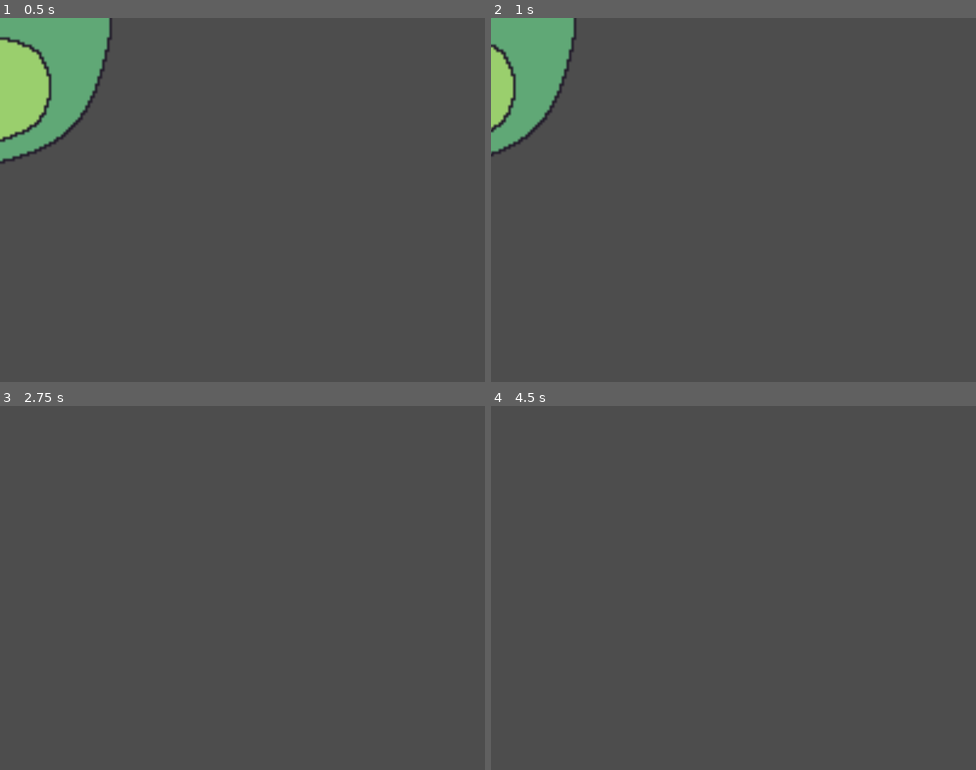
Above: before the commit, frames 1-4 (two rows, left to right).
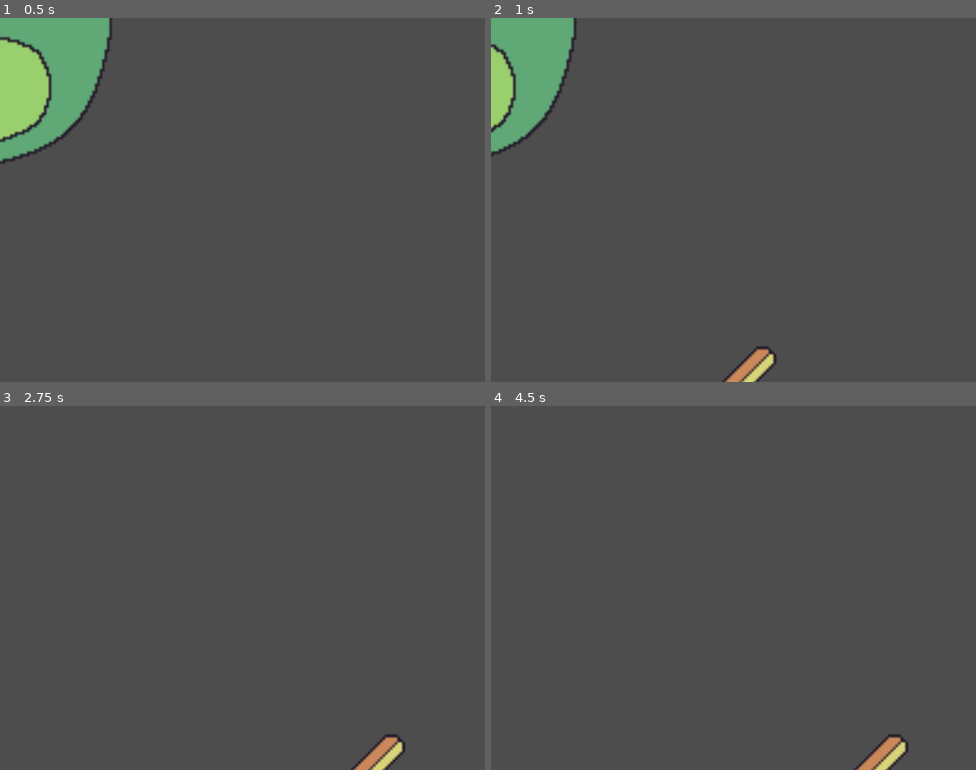
Above: after the commit, the same moments.

Repository: Jasonnmss/Game-Jam-2026
Game: Godot game, scene res://enemy_1.tscn
Two runs of this game, one before a commit and one after it. Both use one fixed random seed, a clock stepped at 60 frames per second and the inputs below.
Inputs:
- Up to frame 1 (0.5 s): no input
- Up to frame 2 (1 s): no input
- Up to frame 3 (2.75 s): no input
- Up to frame 4 (4.5 s): tap Enter at 3.5 s; tap Space at 4.25 s

Frame 1 is identical in both runs. In frame 2, 0.6% of the frame differs, in the area x 47-59%, y 90-100%; in frame 3, 0.6%; in frame 4, 0.6%.

Commit message:
triple shooter

Diff:
--- /dev/null
+++ b/game-jam-2026/b_triple_shooter.gd
@@ -0,0 +1,57 @@
+extends CharacterBody2D
+
+var Bullet = preload("res://enemy_bullet.tscn")
+var canshoot = true
+#var player = null
+
+@export var health = 3
+
+@export var speed = 50
+@export var accelerate = 50
+
+@onready var spawnpos = $Marker2D
+
+#func _on_Detection_body_entered(body):
+	#if body.is_in_group("Player"):
+		#player = body
+
+func _ready() -> void:
+	shoot()
+
+func _physics_process(delta: float) -> void:
+	speed += delta * accelerate
+	velocity = Vector2.LEFT * speed
+
+	move_and_slide()
+	#if get_slide_collision_count() > 0:
+		#player_die()
+
+func _on_timer_timeout():
+	canshoot = true
+	shoot()
+	#if player != null:
+		#shoot()
+
+func shoot():
+	if canshoot:
+		var bullet_count = 3
+
+		for i in range(bullet_count):
+			var bullet = Bullet.instantiate()
+			get_parent().call_deferred("add_child", bullet)
+
+			bullet.ready.connect(func():
+				bullet.global_position = spawnpos.global_position
+			)
+
+		$Timer.start()
+		canshoot = false
+
+func damage():
+	health -= 1
+
+	if health <= 0:
+		die()
+
+func die():
+	queue_free()
--- a/game-jam-2026/enemy_1.tscn
+++ b/game-jam-2026/enemy_1.tscn
@@ -2,24 +2,44 @@
 
 [ext_resource type="Texture2D" uid="uid://cusmrx77753jv" path="res://Assets/Placeholders/B Cell_PH.png" id="1_mbxyh"]
 [ext_resource type="Script" uid="uid://e40trbfhm8r1" path="res://character_body_2d.gd" id="2_pjquw"]
+[ext_resource type="Script" uid="uid://dykhv3erb3rut" path="res://b_triple_shooter.gd" id="3_663o1"]
 
-[node name="Node2D" type="Node2D" unique_id=2117483177]
+[node name="Enemies" type="Node2D" unique_id=2117483177]
 scale = Vector2(4, 4)
 
-[node name="Enemy_basic" type="CharacterBody2D" parent="." unique_id=467065630]
+[node name="Basic B" type="CharacterBody2D" parent="." unique_id=467065630]
 script = ExtResource("2_pjquw")
 
-[node name="Sprite2D" type="Sprite2D" parent="Enemy_basic" unique_id=189012780]
+[node name="Sprite2D" type="Sprite2D" parent="Basic B" unique_id=189012780]
 texture = ExtResource("1_mbxyh")
 
-[node name="CollisionShape2D" type="CollisionPolygon2D" parent="Enemy_basic" unique_id=985616864]
+[node name="CollisionShape2D" type="CollisionPolygon2D" parent="Basic B" unique_id=985616864]
 build_mode = 1
 polygon = PackedVector2Array(48, -34, 53, -1, 49, 24, 38, 45, 16, 57, -17, 61, -39, 57, -51, 48, -51, 37, -39, 2, -48, -29, -43, -44, -17, -58, 6, -60, 24, -59, 37, -51)
 
-[node name="Marker2D" type="Marker2D" parent="Enemy_basic" unique_id=920877497]
+[node name="Marker2D" type="Marker2D" parent="Basic B" unique_id=920877497]
 position = Vector2(-78.261444, 0.83781433)
 
-[node name="Timer" type="Timer" parent="Enemy_basic" unique_id=185729452]
+[node name="Timer" type="Timer" parent="Basic B" unique_id=185729452]
 autostart = true
 
-[connection signal="timeout" from="Enemy_basic/Timer" to="Enemy_basic" method="_on_timer_timeout"]
+[node name="B Triple Shooter" type="CharacterBody2D" parent="." unique_id=1425723665]
+position = Vector2(565.26245, 161.7468)
+script = ExtResource("3_663o1")
+
+[node name="Sprite2D" type="Sprite2D" parent="B Triple Shooter" unique_id=303775455]
+texture = ExtResource("1_mbxyh")
+
+[node name="CollisionShape2D" type="CollisionPolygon2D" parent="B Triple Shooter" unique_id=1264049544]
+build_mode = 1
+polygon = PackedVector2Array(48, -34, 53, -1, 49, 24, 38, 45, 16, 57, -17, 61, -39, 57, -51, 48, -51, 37, -39, 2, -48, -29, -43, -44, -17, -58, 6, -60, 24, -59, 37, -51)
+
+[node name="Marker2D" type="Marker2D" parent="B Triple Shooter" unique_id=1698822524]
+position = Vector2(-78.261444, 0.83781433)
+
+[node name="Timer" type="Timer" parent="B Triple Shooter" unique_id=1941055595]
+wait_time = 2.0
+autostart = true
+
+[connection signal="timeout" from="Basic B/Timer" to="Basic B" method="_on_timer_timeout"]
+[connection signal="timeout" from="B Triple Shooter/Timer" to="B Triple Shooter" method="_on_timer_timeout"]
--- a/game-jam-2026/enemy_bullet.tscn
+++ b/game-jam-2026/enemy_bullet.tscn
@@ -29,13 +29,13 @@
 
 [node name="Node2D" type="Node2D" unique_id=253946175]
 
-[node name="Area2D" type="Area2D" parent="." unique_id=1063991251]
+[node name="Bullet enemy" type="Area2D" parent="." unique_id=1063991251]
 script = SubResource("GDScript_1xapl")
 
-[node name="Sprite2D" type="Sprite2D" parent="Area2D" unique_id=1178844523]
+[node name="Sprite2D" type="Sprite2D" parent="Bullet enemy" unique_id=1178844523]
 rotation = -3.1415925
 texture = ExtResource("1_1xapl")
 
-[node name="CollisionShape2D" type="CollisionShape2D" parent="Area2D" unique_id=2080800950]
+[node name="CollisionShape2D" type="CollisionShape2D" parent="Bullet enemy" unique_id=2080800950]
 position = Vector2(4, 0)
 shape = SubResource("CircleShape2D_1xapl")
Not shown, added: game-jam-2026/Assets/Env_Back.png.import
Not shown, added: game-jam-2026/Assets/Env_CellsBack.png.import
Not shown, added: game-jam-2026/Assets/Env_CellsFront.png.import
Not shown, added: game-jam-2026/Assets/Placeholders/DNA_PH.png.import
Not shown, added: game-jam-2026/b_triple_shooter.gd.uid
